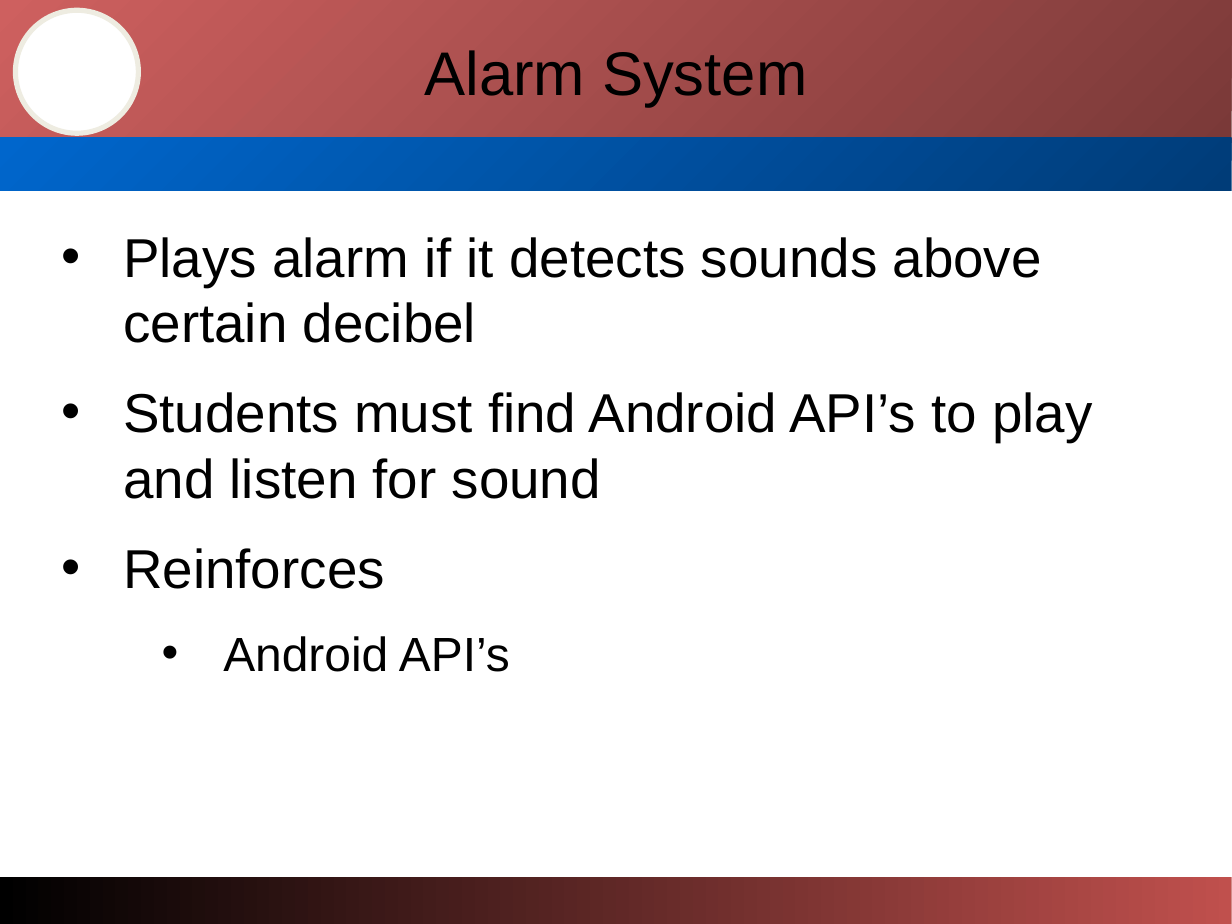
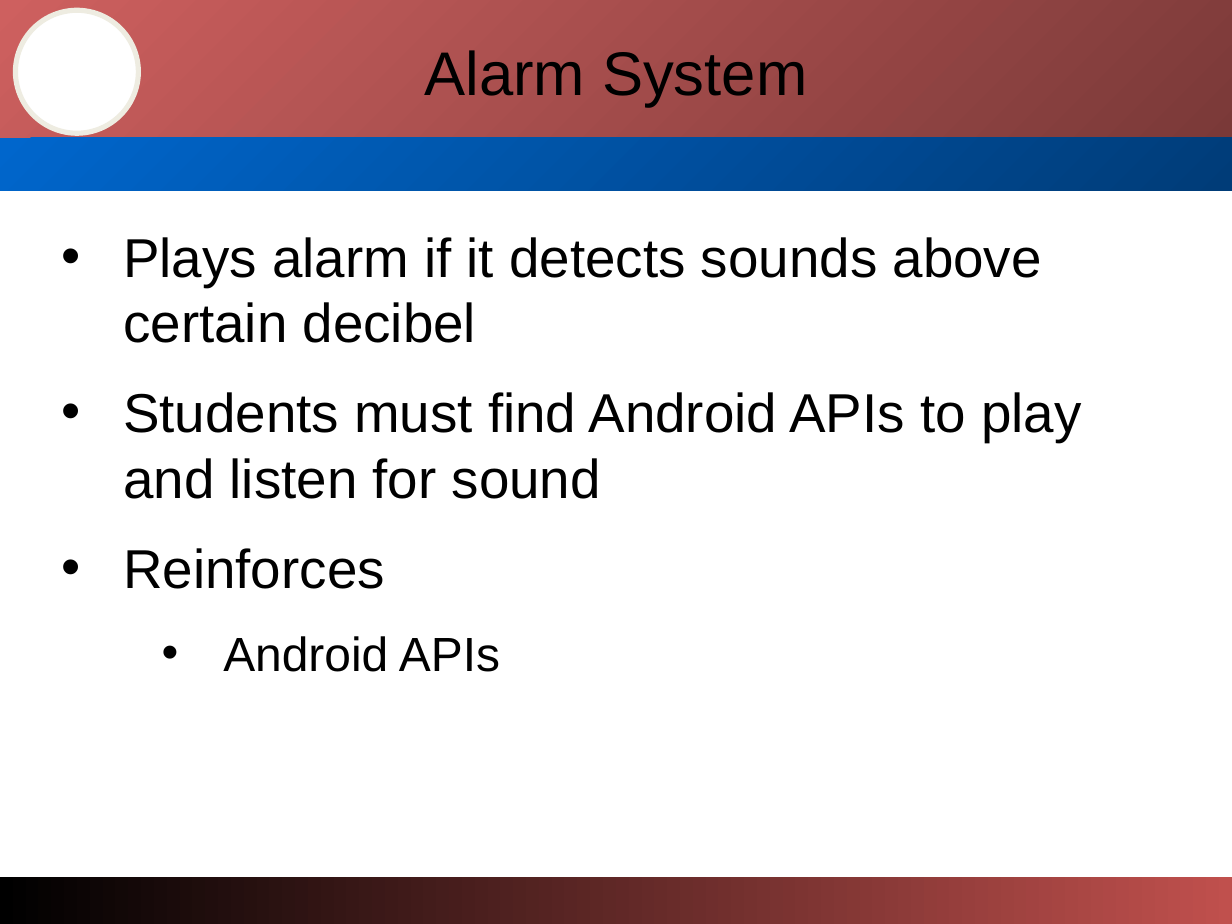
Before and after one commit to abgcsc/Android-Pilot, a slide deck: slide 14 of Documentation/Cyber-PilotPresentation.ppt. Drawn at 1232x924 pixels with LibreOffice and Linux fonts; fonts in the diff are those of the drawing; background and template pictures are left out. Boxes give left, top, right and bottom in pixels: in the first picture for what was removed or moved away, otherwise in the second. Text is boxed around its words. In the diff, an @@ line names an element or a change of style, - is before the commit and + after.

Commit message:
Revised presentation

```diff
--- a/Documentation/Cyber-PilotPresentation.ppt
+++ b/Documentation/Cyber-PilotPresentation.ppt
@@ rectangle at bbox=[0, 0, 1232, 143]: fill gradient #7A3938 to #CE605F to gradient #CE605F to #7A3938 @@
@@ rectangle at bbox=[0, 138, 1232, 191]: fill gradient #003C78 to #0066CC to gradient #0066CC to #003C78 @@
@@ subtitle at bbox=[123, 392, 1081, 499]: text changed @@
-• Students must find Android API’s to play and listen for sound
+• Students must find Android APIs to play and listen for sound
@@ subtitle at bbox=[223, 636, 500, 672]: text changed @@
-  • Android API’s
+  • Android APIs
@@ rectangle at bbox=[0, 877, 1232, 924]: fill gradient #C0504D to #000000 to gradient #000000 to #C0504D @@
```
Also in this commit, not shown: 20 other slides changed, 2 slides added, 2 slides removed, 1 other file.
